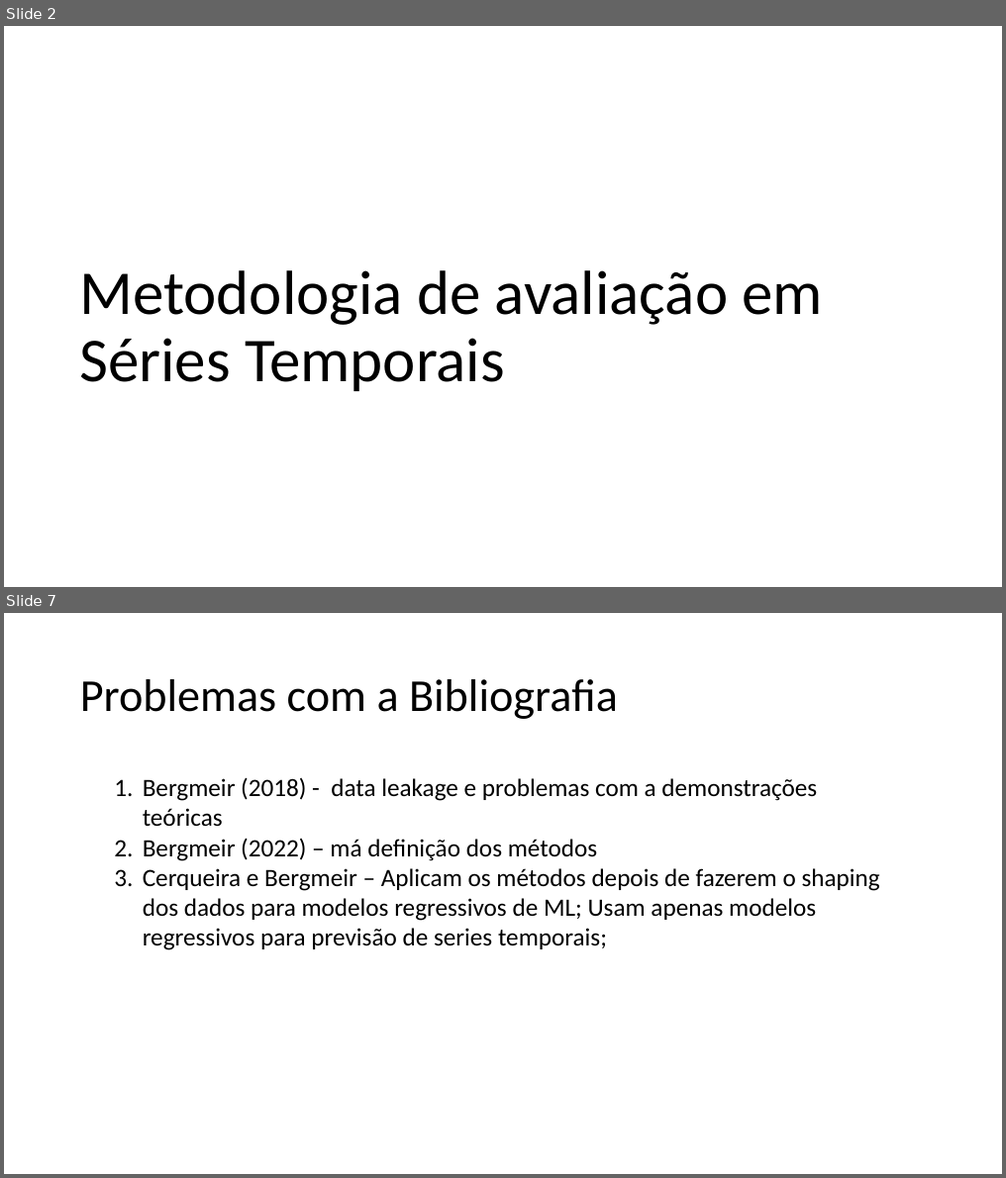
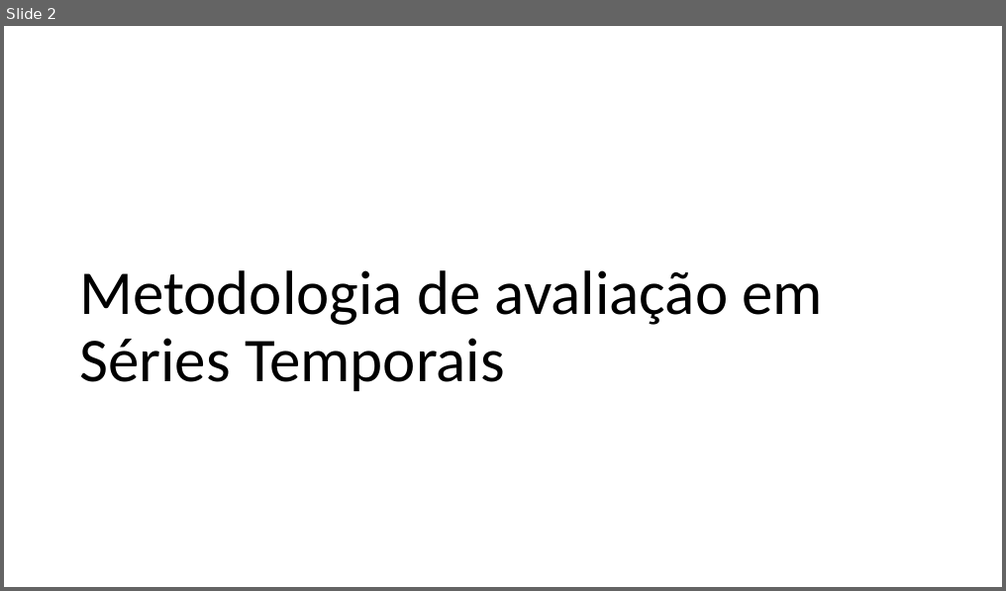
Before and after one commit to MiguelLoureiro98/timecave, a slide deck: papers/.ppt/TimeSeriesCV_15032024.pptx. Shown one above the other, each under a label of ours: slides 2 and 7 before the commit, slide 2 after it; the slides between them are not shown. The pictures are 1006x1178 and 1006x591 pixels, drawn with LibreOffice and Linux fonts; fonts in the diff are those of the drawing. Boxes give left, top, right and bottom in pixels: in the first picture for what was removed or moved away, otherwise in the second. Text is boxed around its words. In the diff, an @@ line names an element or a change of style, - is before the commit and + after.

```diff
--- a/papers/.ppt/TimeSeriesCV_15032024.pptx
+++ b/papers/.ppt/TimeSeriesCV_15032024.pptx
@@ slide 7 removed at <box>4,613,1002,1174</box>, background #FFFFFF @@
@@ title removed at <box>80,679,618,719</box> @@
-Problemas com a Bibliografia
@@ text removed at <box>143,777,880,951</box> @@
-1. Bergmeir (2018) - data leakage e problemas com a demonstrações teóricas
-2. Bergmeir (2022) – má definição dos métodos
-3. Cerqueira e Bergmeir – Aplicam os métodos depois de fazerem o shaping dos dados para modelos regressivos de ML; Usam apenas modelos regressivos para previsão de series temporais;
```
Also in this commit, not shown: 2 slides changed, 22 slides added, 4 other slides removed, 9 other files.
